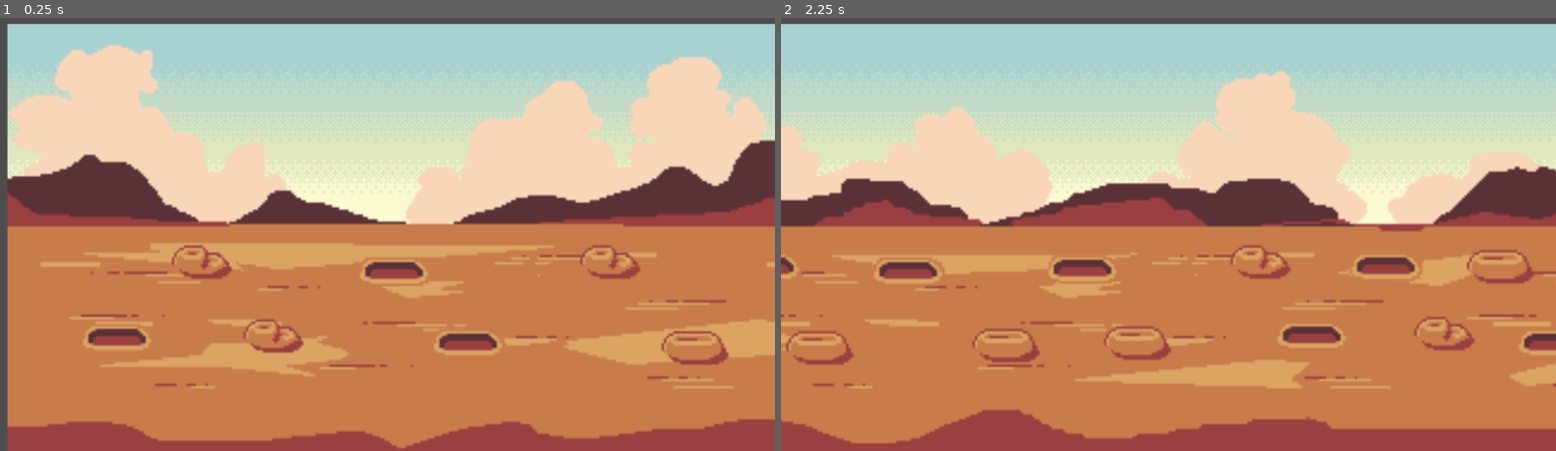
Above: before the commit, frames 1-2 (left to right).
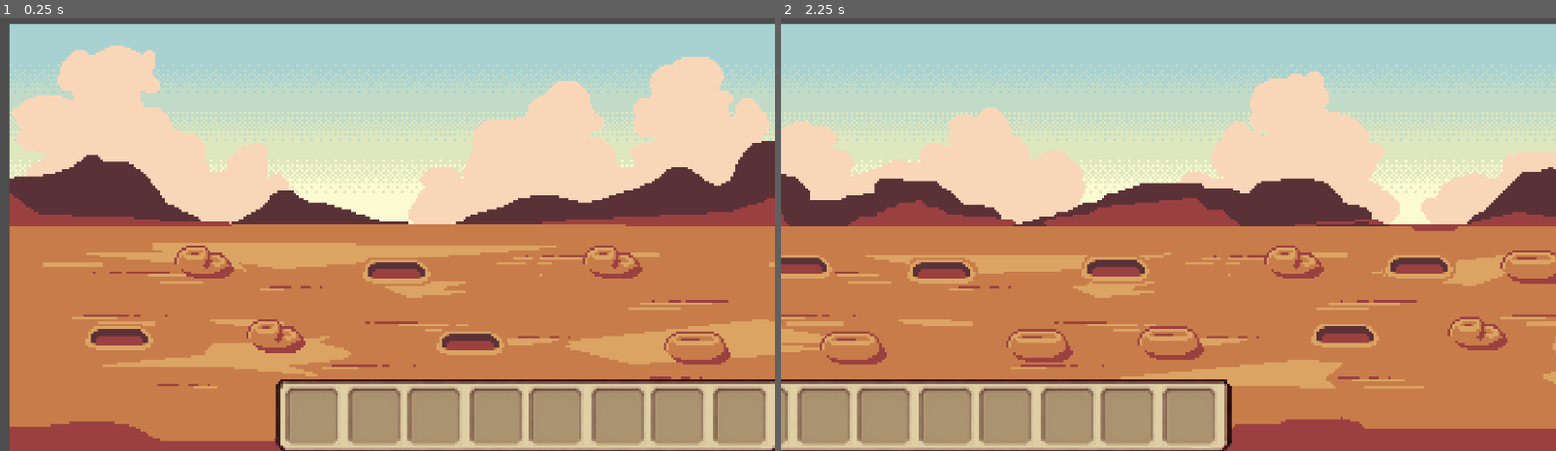
Above: after the commit, the same moments.

Repository: lawabognakenzakinane/Usyd-Game-design-2026
Game: Godot game, scene res://game.tscn
The game is run twice, just before and just after one commit, with the same random seed, the same clock (stepped at 60 frames per second) and the same inputs. This scene is started directly instead of the project's main scene.
Inputs (mouse positions are in pixels of both pictures, inside the frame that each line leads up to):
- Up to frame 1 (0.25 s): no input
- Up to frame 2 (2.25 s): tap Enter at 0.5, 2 s; move the mouse to (1339, 212) at 0.52 s; hold Right (ui_right) 0.53-1.28 s; click (1339, 212) at 0.67 s; tap Space at 1.25 s; move the mouse to (1013, 256) at 1.27 s; hold Left (ui_left) 1.28-2.03 s; move the mouse to (1246, 139) at 2.02 s; hold Right (ui_right) from 2.03 s (still down)

The runs differ from the first frame. In frame 1, 14% of the frame differs, in the area x 0-100%, y 1-100%; in frame 2, 27%, in the area x 0-100%, y 10-100%.

Commit message:
feat: Ui hotbar

Diff:
--- a/game_jam/Plantable area type 2.tscn
+++ b/game_jam/Plantable area type 2.tscn
@@ -8,6 +8,7 @@
 radius = 13.341664
 
 [node name="Plantable area type 3" type="StaticBody2D" unique_id=1486156061]
+texture_filter = 1
 script = SubResource("GDScript_x7ufw")
 
 [node name="CollisionShape2D" type="CollisionShape2D" parent="." unique_id=1431105202]
--- a/game_jam/Plantable area type 3.tscn
+++ b/game_jam/Plantable area type 3.tscn
@@ -8,6 +8,7 @@
 radius = 14.0
 
 [node name="Plantable area type 2" type="StaticBody2D" unique_id=1486156061]
+texture_filter = 1
 script = SubResource("GDScript_x7ufw")
 
 [node name="CollisionShape2D" type="CollisionShape2D" parent="." unique_id=1431105202]
--- /dev/null
+++ b/game_jam/canvas_layer.gd
@@ -0,0 +1,19 @@
+extends CanvasLayer
+
+var og_x_position=0
+var og_y_position=94
+func _input(event):
+	if event.is_action_pressed("ui_right")==true:
+		og_x_position+=500
+		if og_x_position>960:
+			og_x_position=960
+		self.position=Vector2(og_x_position,og_y_position)
+
+	if event.is_action_pressed("ui_left")==true:
+		og_x_position-=500
+		if og_x_position<0:
+			og_x_position=0
+		self.position=Vector2(og_x_position,og_y_position)
+
+func _ready():
+	self.position=Vector2(og_x_position,og_y_position)
--- /dev/null
+++ b/game_jam/control.gd
@@ -0,0 +1,19 @@
+extends Control
+
+var og_x_position=213
+var og_y_position=167.2
+func _input(event):
+	if event.is_action_pressed("ui_right")==true:
+		og_x_position+=200
+		if og_x_position>853:
+			og_x_position=853
+		self.position=Vector2(og_x_position,og_y_position)
+
+	if event.is_action_pressed("ui_left")==true:
+		og_x_position-=200
+		if og_x_position<213:
+			og_x_position=213
+		position=Vector2(og_x_position,og_y_position)
+
+func _ready():
+	self.position=Vector2(og_x_position,og_y_position)
--- a/game_jam/control.tscn
+++ b/game_jam/control.tscn
@@ -1,21 +1,34 @@
 [gd_scene format=3 uid="uid://dew1akwan1qv7"]
 
-[node name="Control" type="Control" unique_id=394505438]
+[ext_resource type="Texture2D" uid="uid://duxikmsw2ac3u" path="res://UserInterface/Hotbar.png" id="1_0fbet"]
+[ext_resource type="Script" uid="uid://cbh4d6txc6oju" path="res://control.gd" id="1_62e2m"]
+
+[node name="User Intertafce" type="Control" unique_id=394505438]
 layout_mode = 3
-anchors_preset = 15
-anchor_right = 1.0
-anchor_bottom = 1.0
+anchor_left = -0.031000001
+anchor_top = 0.185
+anchor_right = 0.15
+anchor_bottom = 0.23200001
+offset_left = -19.287998
+offset_top = -5.880005
+offset_right = 38.199997
+offset_bottom = -7.3359985
 grow_horizontal = 2
 grow_vertical = 2
+script = ExtResource("1_62e2m")
 
-[node name="Plant Collection menu" type="ScrollContainer" parent="." unique_id=1257061225]
+[node name="Hotbar" type="Control" parent="." unique_id=1718709011]
 layout_mode = 1
-anchors_preset = -1
-anchor_left = -0.07300001
-anchor_top = -0.042000003
-anchor_right = -0.07300001
-anchor_bottom = -0.042000003
-offset_left = 17.096008
-offset_top = -60.783997
-offset_right = 57.09601
-offset_bottom = -20.783998
+anchor_left = 0.44200003
+anchor_top = 0.776
+anchor_right = 0.44200003
+anchor_bottom = 0.776
+offset_left = -117.57201
+offset_top = -22.504002
+offset_right = 117.42799
+offset_bottom = 22.495998
+
+[node name="Hotbar2" type="Sprite2D" parent="Hotbar" unique_id=936583873]
+texture_filter = 1
+position = Vector2(125, 22)
+texture = ExtResource("1_0fbet")
--- a/game_jam/game.tscn
+++ b/game_jam/game.tscn
@@ -1,8 +1,34 @@
 [gd_scene format=3 uid="uid://b0v8iryu7kv4r"]
 
 [ext_resource type="PackedScene" uid="uid://ulyv6hidtvnj" path="res://map.tscn" id="1_80nbo"]
+[ext_resource type="PackedScene" uid="uid://dew1akwan1qv7" path="res://control.tscn" id="2_e2o6t"]
+[ext_resource type="Script" uid="uid://cj5msvkftm86w" path="res://camera_2d.gd" id="3_feb5d"]
 
 [node name="Game" type="Node2D" unique_id=1522055162]
 
 [node name="Map" parent="." unique_id=1591404005 instance=ExtResource("1_80nbo")]
 position = Vector2(3, 1)
+
+[node name="User Intertafce" parent="." unique_id=394505438 instance=ExtResource("2_e2o6t")]
+process_mode = 3
+anchors_preset = 0
+anchor_left = 0.0
+anchor_top = 0.0
+anchor_right = 0.0
+anchor_bottom = 0.0
+offset_left = 422.0
+offset_top = 169.0
+offset_right = 422.0
+offset_bottom = 169.0
+grow_horizontal = 1
+grow_vertical = 1
+focus_neighbor_left = NodePath(".")
+
+[node name="Camera2D" type="Camera2D" parent="." unique_id=617628245]
+position = Vector2(0, 94)
+zoom = Vector2(3.55, 3.55)
+limit_left = -1
+limit_top = 0
+limit_right = 959
+limit_bottom = 180
+script = ExtResource("3_feb5d")
--- a/game_jam/map.tscn
+++ b/game_jam/map.tscn
@@ -4,7 +4,6 @@
 [ext_resource type="Texture2D" uid="uid://cn3ww8v7s6y30" path="res://Asset/Map/map/gameJam_2026_map_desert.png" id="1_wijl4"]
 [ext_resource type="PackedScene" uid="uid://cyif08o4lvf11" path="res://Plantable area type 2.tscn" id="3_p5pve"]
 [ext_resource type="PackedScene" uid="uid://4eq3ev6lwf54" path="res://Plantable area type 3.tscn" id="4_urblq"]
-[ext_resource type="Script" uid="uid://cj5msvkftm86w" path="res://camera_2d.gd" id="5_urblq"]
 
 [sub_resource type="RectangleShape2D" id="RectangleShape2D_e6lj2"]
 size = Vector2(958, 180)
@@ -19,6 +18,7 @@
 shape = SubResource("RectangleShape2D_e6lj2")
 
 [node name="GameJam2026MapDesert" type="Sprite2D" parent="Desert" unique_id=1734340668]
+texture_filter = 1
 position = Vector2(469, 94)
 texture = ExtResource("1_wijl4")
 
@@ -103,16 +103,6 @@
 [node name="Plantable area type 16" parent="Desert" unique_id=1454185437 instance=ExtResource("4_urblq")]
 position = Vector2(906, 126)
 
-[node name="Camera2D" type="Camera2D" parent="Desert" unique_id=1563534138]
-position = Vector2(191, 94)
-zoom = Vector2(3.55, 3.55)
-process_callback = 0
-limit_left = 0
-limit_top = 0
-limit_right = 960
-limit_bottom = 180
-script = ExtResource("5_urblq")
-
 [node name="Map2" type="StaticBody2D" parent="." unique_id=637344768]
 position = Vector2(-37, 3)
 
--- a/game_jam/plantable_areas.tscn
+++ b/game_jam/plantable_areas.tscn
@@ -7,6 +7,7 @@
 radius = 16.0
 
 [node name="Plantable Areas" type="StaticBody2D" unique_id=1535384436]
+texture_filter = 1
 script = ExtResource("1_qd6br")
 
 [node name="CollisionShape2D" type="CollisionShape2D" parent="." unique_id=289402965]
--- a/game_jam/project.godot
+++ b/game_jam/project.godot
@@ -15,27 +15,6 @@
 config/features=PackedStringArray("4.6", "Forward Plus")
 config/icon="res://icon.svg"
 
-[input]
-
-ui_left={
-"deadzone": 1.0,
-"events": [Object(InputEventKey,"resource_local_to_scene":false,"resource_name":"","device":0,"window_id":0,"alt_pressed":false,"shift_pressed":false,"ctrl_pressed":false,"meta_pressed":false,"pressed":false,"keycode":4194319,"physical_keycode":0,"key_label":0,"unicode":0,"location":0,"echo":false,"script":null)
-, Object(InputEventJoypadButton,"resource_local_to_scene":false,"resource_name":"","device":-1,"button_index":13,"pressure":0.0,"pressed":false,"script":null)
-, Object(InputEventJoypadMotion,"resource_local_to_scene":false,"resource_name":"","device":-1,"axis":0,"axis_value":-1.0,"script":null)
-, Object(InputEventKey,"resource_local_to_scene":false,"resource_name":"","device":0,"window_id":0,"alt_pressed":false,"shift_pressed":false,"ctrl_pressed":false,"meta_pressed":false,"pressed":false,"keycode":0,"physical_keycode":4194318,"key_label":0,"unicode":0,"location":0,"echo":false,"script":null)
-, Object(InputEventKey,"resource_local_to_scene":false,"resource_name":"","device":0,"window_id":0,"alt_pressed":false,"shift_pressed":false,"ctrl_pressed":false,"meta_pressed":false,"pressed":false,"keycode":0,"physical_keycode":68,"key_label":0,"unicode":0,"location":0,"echo":false,"script":null)
-]
-}
-ui_right={
-"deadzone": 0.5,
-"events": [Object(InputEventKey,"resource_local_to_scene":false,"resource_name":"","device":0,"window_id":0,"alt_pressed":false,"shift_pressed":false,"ctrl_pressed":false,"meta_pressed":false,"pressed":false,"keycode":4194321,"physical_keycode":0,"key_label":0,"unicode":0,"location":0,"echo":false,"script":null)
-, Object(InputEventJoypadButton,"resource_local_to_scene":false,"resource_name":"","device":-1,"button_index":14,"pressure":0.0,"pressed":false,"script":null)
-, Object(InputEventJoypadMotion,"resource_local_to_scene":false,"resource_name":"","device":-1,"axis":0,"axis_value":1.0,"script":null)
-, Object(InputEventKey,"resource_local_to_scene":false,"resource_name":"","device":0,"window_id":0,"alt_pressed":false,"shift_pressed":false,"ctrl_pressed":false,"meta_pressed":false,"pressed":false,"keycode":0,"physical_keycode":4194317,"key_label":0,"unicode":0,"location":0,"echo":false,"script":null)
-, Object(InputEventKey,"resource_local_to_scene":false,"resource_name":"","device":0,"window_id":0,"alt_pressed":false,"shift_pressed":false,"ctrl_pressed":false,"meta_pressed":false,"pressed":false,"keycode":0,"physical_keycode":65,"key_label":0,"unicode":0,"location":0,"echo":false,"script":null)
-]
-}
-
 [physics]
 
 3d/physics_engine="Jolt Physics"
Binary file added: game_jam/UserInterface/Blank_Page.png
Not shown, added: game_jam/UserInterface/Blank_Page.png.import
Binary file added: game_jam/UserInterface/Bottle_Brush_Plant_Title.png
Not shown, added: game_jam/UserInterface/Bottle_Brush_Plant_Title.png.import
Binary file added: game_jam/UserInterface/Clay_Icon.png
Not shown, added: game_jam/UserInterface/Clay_Icon.png.import
Binary file added: game_jam/UserInterface/Completion Index Title.png
Not shown, added: game_jam/UserInterface/Completion Index Title.png.import
Binary file added: game_jam/UserInterface/Completion Index.png
Not shown, added: game_jam/UserInterface/Completion Index.png.import
Binary file added: game_jam/UserInterface/Description_Placeholder.png
Not shown, added: game_jam/UserInterface/Description_Placeholder.png.import
(and 44 more such lines)
